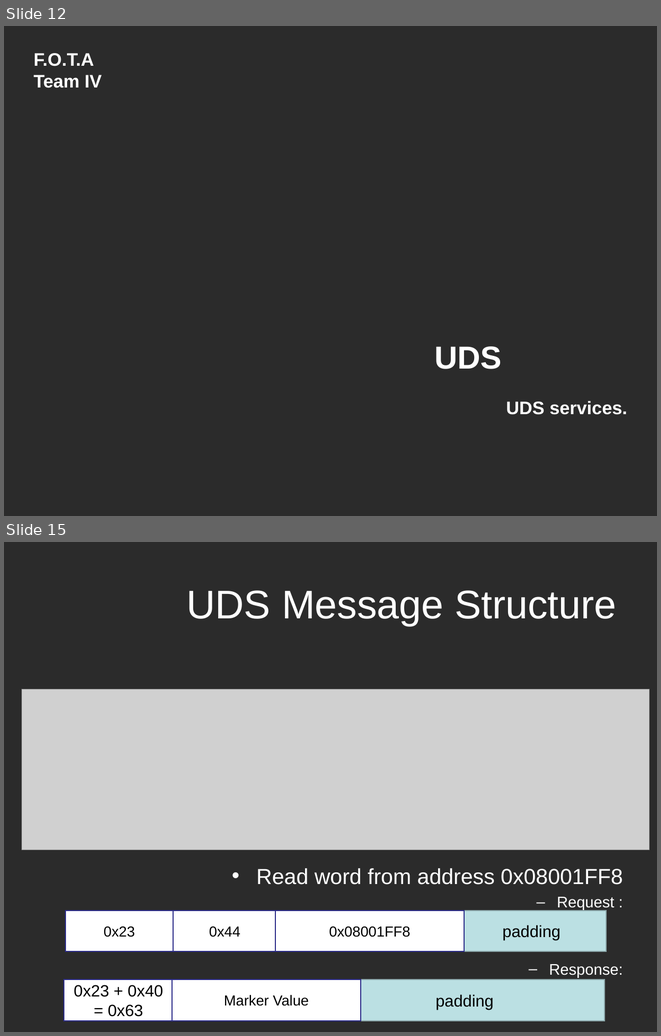
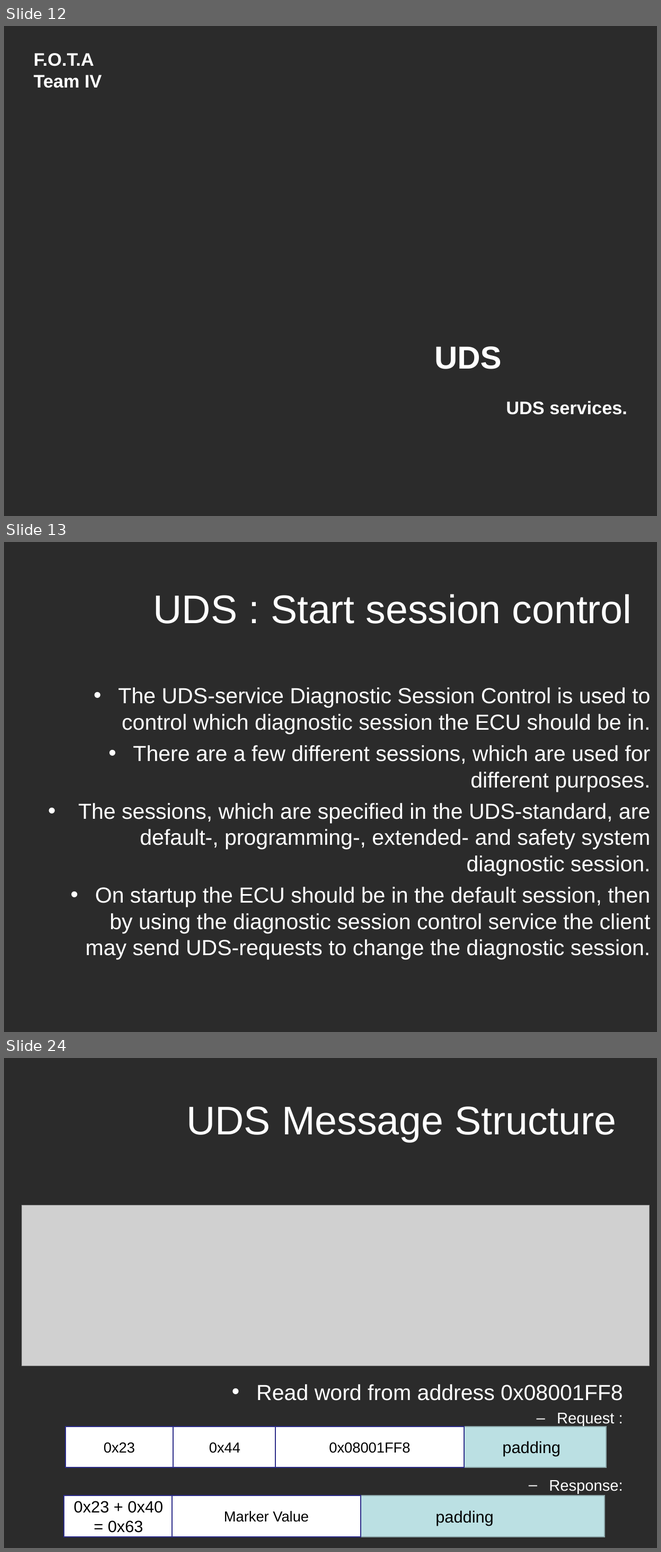
Before and after one commit to Marcelle-Samir/Firmware_Over_The_Air, a slide deck: project Documentation/Second week/Search-UDS.ppt. Shown one above the other, each under a label of ours: slides 12 and 15 before the commit, slides 12, 13 and 24 after it; the slides between them are not shown. The pictures are 661x1036 and 661x1552 pixels, drawn with LibreOffice and Linux fonts; fonts in the diff are those of the drawing; grey boxes stand for pictures; background and template pictures are left out; a plain dark background stands for a picture behind light text. Boxes give left, top, right and bottom in pixels: in the first picture for what was removed or moved away, otherwise in the second. Text is boxed around its words. In the diff, an @@ line names an element or a change of style, - is before the commit and + after.

```diff
--- a/project Documentation/Second week/Search-UDS.ppt
+++ b/project Documentation/Second week/Search-UDS.ppt
@@ slide 13 added at box(4, 542, 657, 1032), background picture (left out) @@
@@ title added at box(153, 594, 632, 624), 44 pt, text #FFFFFF @@
+UDS : Start session control
@@ text added at box(78, 687, 651, 959), 24 pt, text #FFFFFF @@
+• The UDS-service Diagnostic Session Control is used to control which diagnostic session the ECU should be in.
+• There are a few different sessions, which are used for different purposes.
+• The sessions, which are specified in the UDS-standard, are default-, programming-, extended- and safety system diagnostic session.
+• On startup the ECU should be in the default session, then by using the diagnostic session control service the client may send UDS-requests to change the diagnostic session.
@@ what was slide 15 is now slide 24 @@
```
Also in this commit, not shown: 4 slides changed, 8 other slides added, 1 other file.
